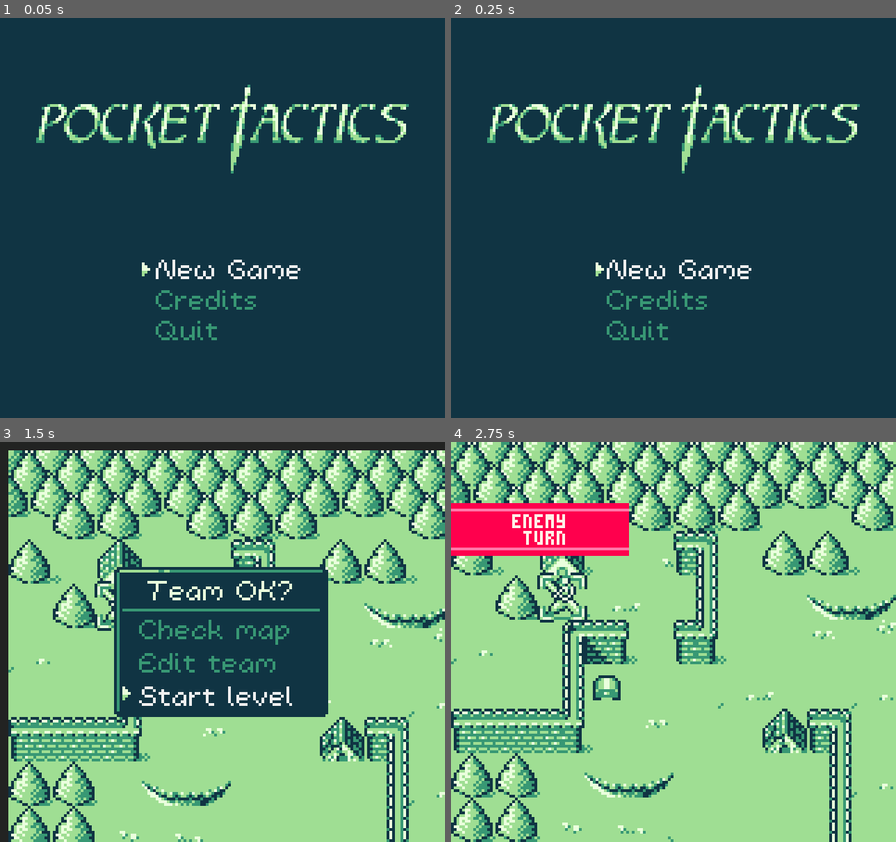
Above: before the commit, frames 1-4 (two rows, left to right).
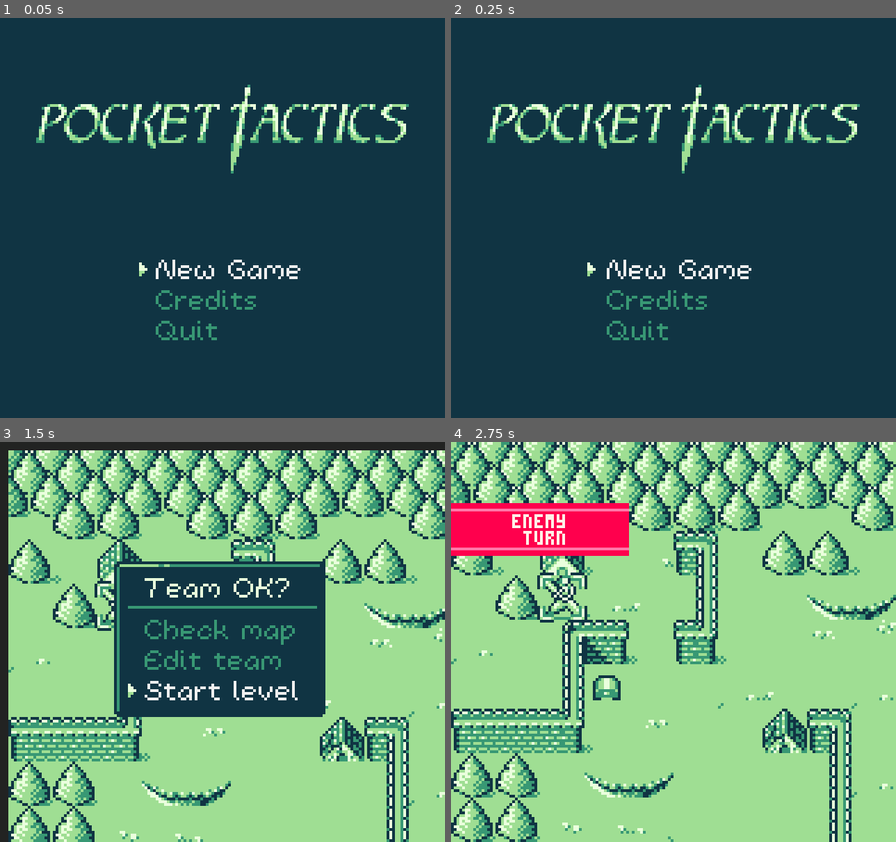
Above: after the commit, the same moments.

Repository: kevinlights/titan_tactics
Game: Godot game, scene res://scenes/landing.tscn
The game is run twice, just before and just after one commit, with the same random seed, the same clock (stepped at 60 frames per second) and the same inputs.
Inputs (mouse positions are in pixels of both pictures, inside the frame that each line leads up to):
- Up to frame 1 (0.05 s): no input
- Up to frame 2 (0.25 s): no input
- Up to frame 3 (1.5 s): click "New Game" at 0.5 s; tap Enter (ui_accept) at 1.25, 1.35 s; move the mouse to (320, 622) at 1.27 s; hold Right (ui_right) from 1.28 s (still down)
- Up to frame 4 (2.75 s): tap Enter (ui_accept) at 1.52, 1.82, 2.1, 2.27, 2.57 s; move the mouse to (584, 662) at 2.02 s; release Right (ui_right) at 2.03 s; hold Down (ui_down) from 2.03 s (still down)

The runs differ from the first frame. In frame 1, less than 0.1% of the frame differs, in the area x 31-34%, y 61-65%; in frame 2, less than 0.1%; in frame 3, 4.5%, in the area x 25-74%, y 29-69%; in frame 4, nothing differs.

Commit message:
alignment fixes

Diff:
--- a/scenes/gui/teamconfirm.tscn
+++ b/scenes/gui/teamconfirm.tscn
@@ -38,20 +38,28 @@
 }
 
 [node name="panel" type="Control" parent="."]
-margin_left = 41.0
-margin_top = 45.0
-margin_right = 118.0
-margin_bottom = 99.0
+margin_left = 40.0
+margin_top = 44.0
+margin_right = 117.0
+margin_bottom = 98.0
 theme = ExtResource( 2 )
+__meta__ = {
+"_edit_use_anchors_": false
+}
 
 [node name="background" type="NinePatchRect" parent="panel"]
+margin_left = 1.0
+margin_top = -1.0
 margin_right = 77.0
-margin_bottom = 54.0
+margin_bottom = 55.0
 texture = ExtResource( 3 )
 patch_margin_left = 5
 patch_margin_top = 5
 patch_margin_right = 5
 patch_margin_bottom = 5
+__meta__ = {
+"_edit_use_anchors_": false
+}
 
 [node name="title" type="Label" parent="panel"]
 margin_top = 2.0
@@ -61,34 +69,48 @@
 text = "Team OK?"
 align = 1
 valign = 1
+__meta__ = {
+"_edit_use_anchors_": false
+}
 
 [node name="HSeparator" type="HSeparator" parent="panel"]
+margin_left = 3.0
 margin_top = 14.0
 margin_right = 77.0
 margin_bottom = 18.0
+__meta__ = {
+"_edit_use_anchors_": false
+}
 
 [node name="check_map" type="ToolButton" parent="panel"]
-margin_top = 16.0
-margin_right = 77.0
-margin_bottom = 28.0
+margin_left = 3.0
+margin_top = 17.0
+margin_right = 80.0
+margin_bottom = 29.0
 focus_neighbour_bottom = NodePath("../edit_team")
 focus_next = NodePath("../edit_team")
 theme = ExtResource( 2 )
 text = "Check map"
 icon = SubResource( 1 )
 align = 0
+__meta__ = {
+"_edit_use_anchors_": false
+}
 
 [node name="focus" type="AnimatedSprite" parent="panel/check_map"]
 visible = false
+position = Vector2( 1, 1 )
 frames = SubResource( 4 )
+frame = 1
 playing = true
 centered = false
 offset = Vector2( 0, 2 )
 script = ExtResource( 4 )
 
 [node name="edit_team" type="ToolButton" parent="panel"]
+margin_left = 3.0
 margin_top = 28.0
-margin_right = 77.0
+margin_right = 80.0
 margin_bottom = 40.0
 focus_neighbour_top = NodePath("../check_map")
 focus_neighbour_bottom = NodePath("../start_level")
@@ -98,31 +120,40 @@
 text = "Edit team"
 icon = SubResource( 5 )
 align = 0
+__meta__ = {
+"_edit_use_anchors_": false
+}
 
 [node name="focus" type="AnimatedSprite" parent="panel/edit_team"]
 visible = false
+position = Vector2( 1, 1 )
+frames = SubResource( 4 )
+playing = true
+centered = false
+offset = Vector2( 0, 2 )
+script = ExtResource( 4 )
+
+[node name="start_level" type="ToolButton" parent="panel"]
+margin_left = 3.0
+margin_top = 39.0
+margin_right = 80.0
+margin_bottom = 51.0
+focus_neighbour_top = NodePath("../edit_team")
+focus_previous = NodePath("../edit_team")
+theme = ExtResource( 2 )
+text = "Start level"
+icon = SubResource( 6 )
+align = 0
+__meta__ = {
+"_edit_use_anchors_": false
+}
+
+[node name="focus" type="AnimatedSprite" parent="panel/start_level"]
+visible = false
+position = Vector2( 1, 1 )
 frames = SubResource( 4 )
 frame = 1
 playing = true
 centered = false
 offset = Vector2( 0, 2 )
 script = ExtResource( 4 )
-
-[node name="start_level" type="ToolButton" parent="panel"]
-margin_top = 40.0
-margin_right = 77.0
-margin_bottom = 52.0
-focus_neighbour_top = NodePath("../edit_team")
-focus_previous = NodePath("../edit_team")
-theme = ExtResource( 2 )
-text = "Start level"
-icon = SubResource( 6 )
-align = 0
-
-[node name="focus" type="AnimatedSprite" parent="panel/start_level"]
-visible = false
-frames = SubResource( 4 )
-playing = true
-centered = false
-offset = Vector2( 0, 2 )
-script = ExtResource( 4 )
--- a/scenes/landing.tscn
+++ b/scenes/landing.tscn
@@ -99,8 +99,8 @@
 
 [node name="focus" type="AnimatedSprite" parent="menu/margin/vbox/continue"]
 visible = false
+position = Vector2( -2, 0 )
 frames = SubResource( 4 )
-frame = 1
 playing = true
 centered = false
 offset = Vector2( -1, 2 )
@@ -119,7 +119,9 @@
 
 [node name="focus" type="AnimatedSprite" parent="menu/margin/vbox/new_game"]
 visible = false
+position = Vector2( -2, 0 )
 frames = SubResource( 4 )
+frame = 1
 playing = true
 centered = false
 offset = Vector2( -1, 2 )
@@ -139,8 +141,8 @@
 
 [node name="focus" type="AnimatedSprite" parent="menu/margin/vbox/credits"]
 visible = false
+position = Vector2( -2, 0 )
 frames = SubResource( 4 )
-frame = 1
 playing = true
 centered = false
 offset = Vector2( -1, 2 )
@@ -158,8 +160,8 @@
 
 [node name="focus" type="AnimatedSprite" parent="menu/margin/vbox/quit"]
 visible = false
+position = Vector2( -2, 0 )
 frames = SubResource( 4 )
-frame = 1
 playing = true
 centered = false
 offset = Vector2( -1, 2 )
